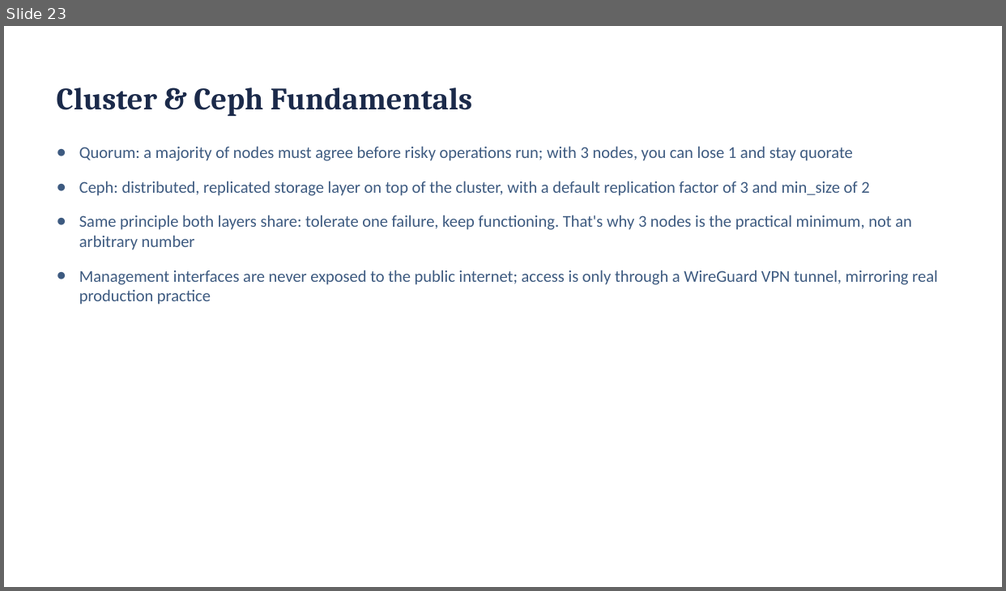
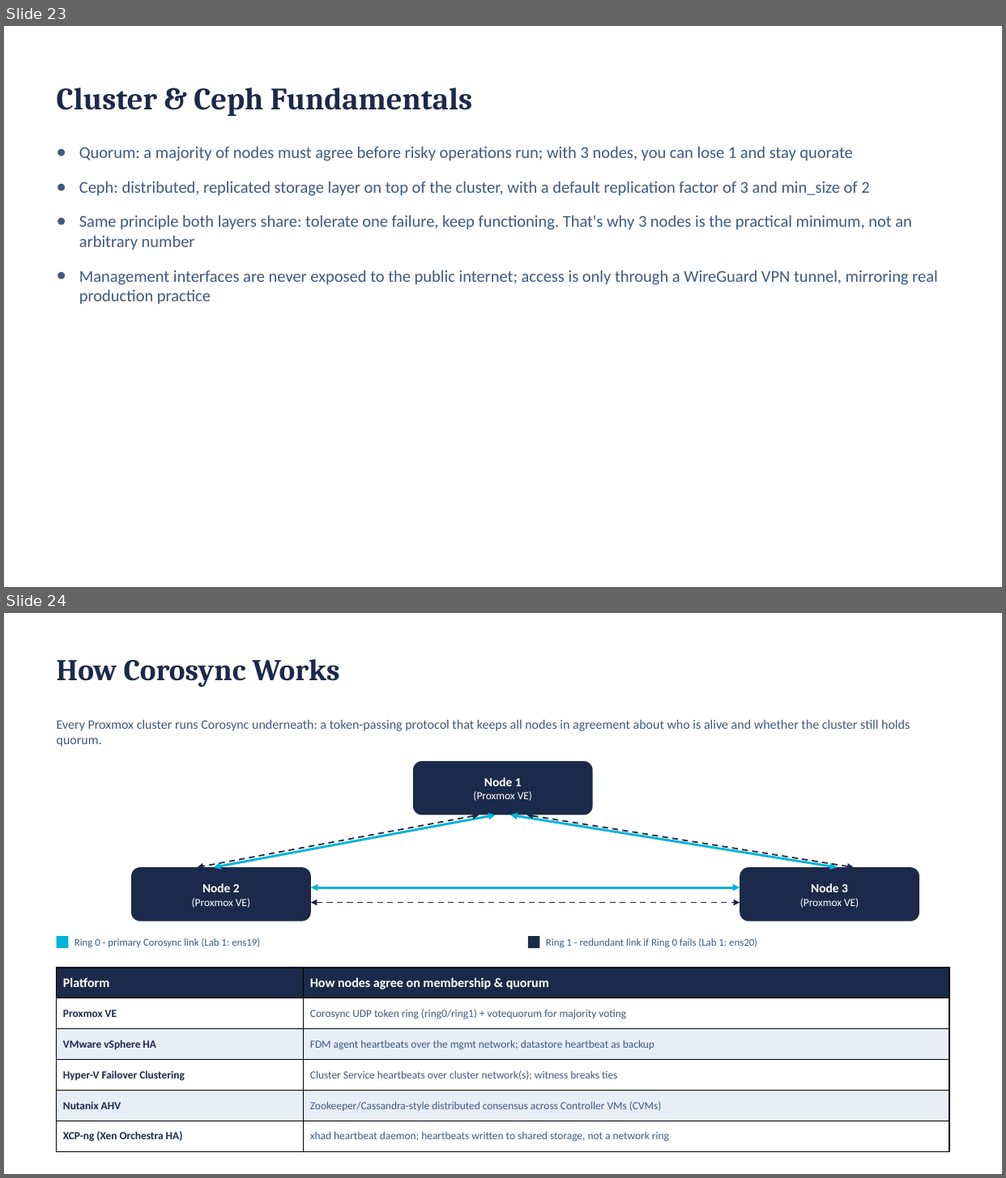
Before and after one commit to BYU-CYBER-444/byu-cyber-444.github.io, a slide deck: lectures/CYBER444_Week01_Introduction_and_Environment_Setup.pptx. Shown one above the other, each under a label of ours: slide 23 before the commit, slides 23 and 24 after it. The pictures are 1006x591 and 1006x1178 pixels, drawn with LibreOffice and Linux fonts; fonts in the diff are those of the drawing. Boxes give left, top, right and bottom in pixels: in the first picture for what was removed or moved away, otherwise in the second. Text is boxed around its words. In the diff, an @@ line names an element or a change of style, - is before the commit and + after.

```diff
--- a/lectures/CYBER444_Week01_Introduction_and_Environment_Setup.pptx
+++ b/lectures/CYBER444_Week01_Introduction_and_Environment_Setup.pptx
@@ slide 24 added at bbox=[4, 613, 1002, 1174], background #FFFFFF @@
@@ text added at bbox=[57, 659, 340, 687], 29 pt, text #1B2A4A, bold @@
+How Corosync Works
@@ text added at bbox=[57, 720, 910, 747], 12.5 pt, text #3D5A80 @@
+Every Proxmox cluster runs Corosync underneath: a token-passing protocol that keeps all nodes in agreement about who is alive and whether the cluster still holds quorum.
@@ rounded rectangle added at bbox=[413, 761, 592, 815], fill #1B2A4A, 10.5 pt, text #FFFFFF @@
+Node 1
+(Proxmox VE)
@@ double arrow added from (479, 815) to (197, 867), #1B2A4A 1.4 pt dashed @@
@@ double arrow added from (496, 815) to (214, 867), #00B4D8 2.25 pt @@
@@ double arrow added from (510, 815) to (837, 867), #00B4D8 2.25 pt @@
@@ double arrow added from (527, 815) to (854, 867), #1B2A4A 1.4 pt dashed @@
@@ rounded rectangle added at bbox=[131, 867, 311, 922], fill #1B2A4A, 10.5 pt, text #FFFFFF @@
+Node 2
+(Proxmox VE)
@@ rounded rectangle added at bbox=[740, 867, 919, 922], fill #1B2A4A, 10.5 pt, text #FFFFFF @@
+Node 3
+(Proxmox VE)
@@ double arrow added from (311, 888) to (740, 888), #00B4D8 2.25 pt @@
@@ double arrow added from (311, 903) to (740, 903), #1B2A4A 1.4 pt dashed @@
@@ rectangle added at bbox=[57, 936, 68, 948], fill #00B4D8 @@
@@ text added at bbox=[74, 939, 260, 948], 10 pt, text #3D5A80 @@
+Ring 0 - primary Corosync link (Lab 1: ens19)
@@ rectangle added at bbox=[528, 936, 540, 948], fill #1B2A4A @@
@@ text added at bbox=[546, 939, 757, 948], 10 pt, text #3D5A80 @@
+Ring 1 - redundant link if Ring 0 fails (Lab 1: ens20)
@@ table added at bbox=[57, 968, 949, 1152], 6 rows, 2 columns @@
+Platform | How nodes agree on membership & quorum
+Proxmox VE | Corosync UDP token ring (ring0/ring1) + votequorum for majority voting
+VMware vSphere HA | FDM agent heartbeats over the mgmt network; datastore heartbeat as backup
+Hyper-V Failover Clustering | Cluster Service heartbeats over cluster network(s); witness breaks ties
+Nutanix AHV | Zookeeper/Cassandra-style distributed consensus across Controller VMs (CVMs)
+XCP-ng (Xen Orchestra HA) | xhad heartbeat daemon; heartbeats written to shared storage, not a network ring
```
Also in this commit, not shown: 7 slides changed, 4 other slides added.
